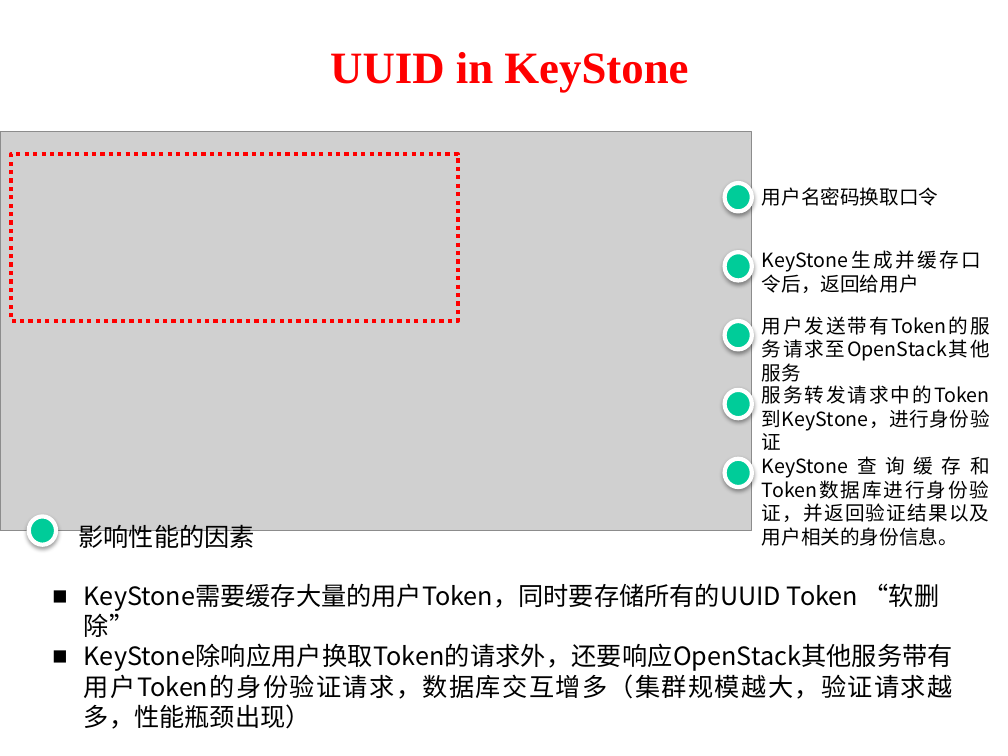
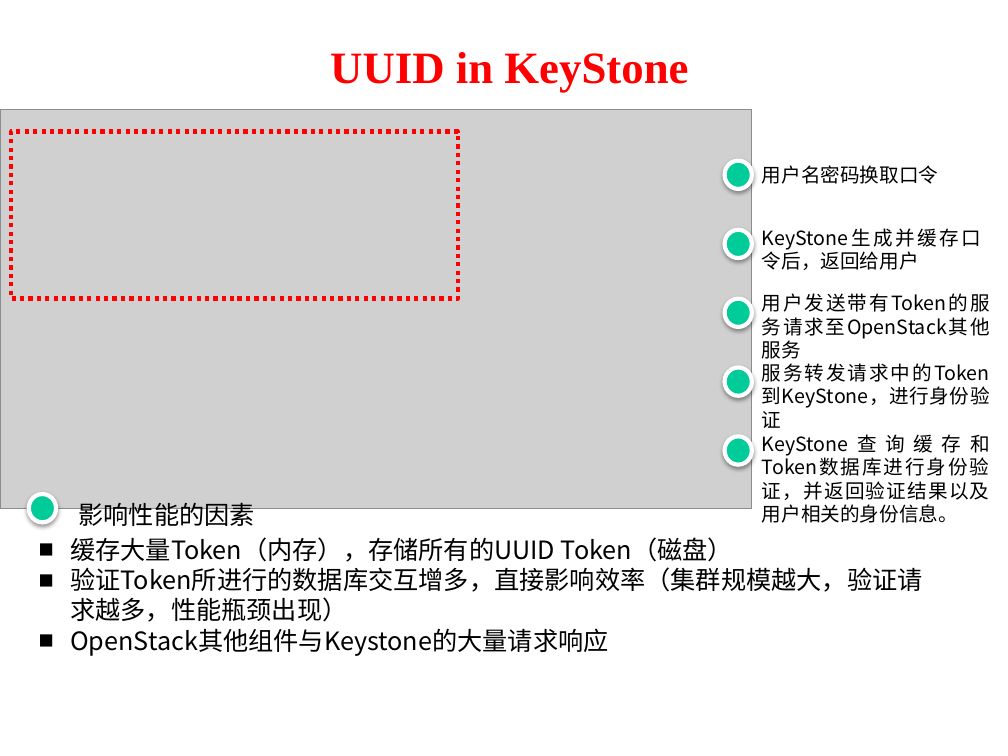
Before and after one commit to kebreathing/E-Learning, a slide deck: slide 5 of 组会/keystone-Token与Fernet.pptx (slide 6 before the commit). Drawn at 1008x756 pixels with LibreOffice and Linux fonts; fonts in the diff are those of the drawing; grey boxes stand for pictures; background and template pictures are left out. Boxes give left, top, right and bottom in pixels: in the first picture for what was removed or moved away, otherwise in the second. Text is boxed around its words. In the diff, an @@ line names an element or a change of style, - is before the commit and + after.

Commit message:
keystone token！

```diff
--- a/组会/keystone-Token与Fernet.pptx
+++ b/组会/keystone-Token与Fernet.pptx
@@ 3 ellipses, 1 picture, 1 text: place and size @@
-3 ellipses, 1 picture, 1 text at box(0, 132, 990, 546)
+3 ellipses, 1 picture, 1 text at box(0, 109, 990, 523)
@@ 5 texts, 3 ellipses, 1 rectangle: place and size @@
-5 texts, 3 ellipses, 1 rectangle at box(11, 154, 990, 552)
+5 texts, 3 ellipses, 1 rectangle at box(11, 132, 990, 530)
@@ text at box(70, 537, 922, 656): text changed @@
-■ KeyStone需要缓存大量的用户Token，同时要存储所有的UUID Token “软删除”
-■ KeyStone除响应用户换取Token的请求外，还要响应OpenStack其他服务带有用户Token的身份验证请求，数据库交互增多（集群规模越大，验证请求越多，性能瓶颈出现）
+■ 缓存大量Token（内存），存储所有的UUID Token（磁盘）
+■ 验证Token所进行的数据库交互增多，直接影响效率（集群规模越大，验证请求越多，性能瓶颈出现）
+■ OpenStack其他组件与Keystone的大量请求响应
```
Also in this commit, not shown: 12 other slides changed, 1 slide removed, 2 other files.
